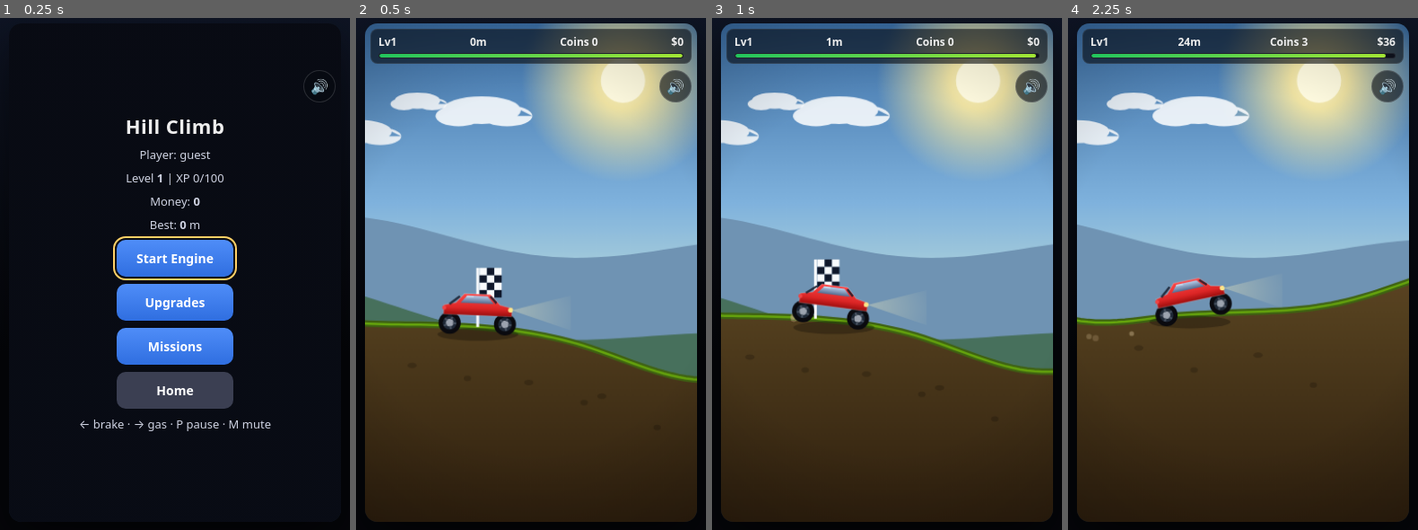
Above: before the commit, frames 1-4 (left to right).
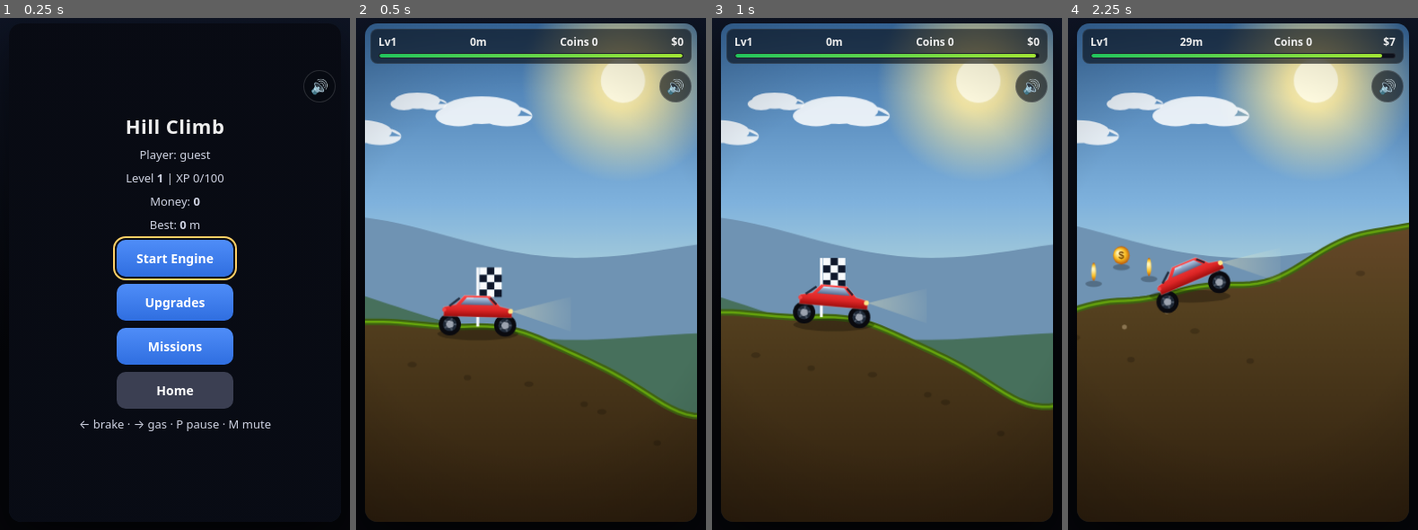
Above: after the commit, the same moments.

Repository: ShubhamCode015/Web-games
Game: browser game, page games/hillclimb/index.html
Same seed, same stepped clock (60 frames per second), same inputs: the game is played once before the commit and once after it.
Inputs (mouse positions are in pixels of both pictures, inside the frame that each line leads up to):
- Up to frame 1 (0.25 s): no input
- Up to frame 2 (0.5 s): click "Start Engine" at 0.27 s
- Up to frame 3 (1 s): no input
- Up to frame 4 (2.25 s): hold Right 1.03-1.53 s; click (1243, 320) at 1.07 s; tap X at 1.1, 1.6, 2.1 s; hold Down 1.58-1.85 s; click (1176, 222) at 1.67 s; hold Left from 1.9 s (still down)

Frame 1 is identical in both runs. In frame 2, 3.3% of the frame differs, in the area x 2-98%, y 48-79%; in frame 3, 3.8%; in frame 4, 9.9%, in the area x 2-98%, y 3-63%.

Commit message:
Add files via upload

Diff:
--- a/games/hillclimb/game.js
+++ b/games/hillclimb/game.js
@@ -216,15 +216,16 @@
   return hash1(i)*(1-u)+hash1(i+1)*u;
 }
 function elevRaw(x){
-  let e=Math.sin(x*0.0035+terrainSeed)*95
-       +Math.sin(x*0.0087+terrainSeed*1.7+2.1)*42
-       +Math.sin(x*0.021+terrainSeed*2.3+4.2)*11;
-  e+=(noise1(x*0.0016+terrainSeed*7)-0.5)*150;
-  e+=(noise1(x*0.0081+terrainSeed*13)-0.5)*34;
+  let e=Math.sin(x*0.0035+terrainSeed)*118
+       +Math.sin(x*0.0093+terrainSeed*1.7+2.1)*56
+       +Math.sin(x*0.021+terrainSeed*2.3+4.2)*17
+       +Math.sin(x*0.047+terrainSeed*3.1+1.3)*6;
+  e+=(noise1(x*0.0016+terrainSeed*7)-0.5)*175;
+  e+=(noise1(x*0.0081+terrainSeed*13)-0.5)*44;
   return e;
 }
 function elevAt(x){
-  const diff=Math.max(0.28,Math.min(1,0.28+Math.max(0,x)/2600));
+  const diff=Math.max(0.35,Math.min(1,0.35+Math.max(0,x)/2100));
   return elevRaw(x)*diff;
 }
 function groundY(x){return -elevAt(x);}
@@ -338,7 +339,7 @@
   car={x:0,y:gy-40,vx:0,vy:0,angle:0,angVel:0,wheelSpin:0,grounded:false,roofTimer:0,fuelEmptyT:0,
     wheels:[{x:-WHEEL_BASE/2,y:gy-10},{x:WHEEL_BASE/2,y:gy-10}],compression:[0,0]};
   routeCoins=[];canisters=[];dust=[];
-  nextCoinX=340;nextFuelX=900;
+  nextCoinX=340;nextFuelX=1150;
   camX=car.x-W*0.34;camY=car.y-H*0.55;
   runDist=0;runCoins=0;runEarned=0;
   fuelCap=tankCapacity();fuel=fuelCap;
@@ -402,14 +403,14 @@
   }
   while(nextFuelX<ahead){
     canisters.push({x:nextFuelX,y:groundY(nextFuelX)-26});
-    nextFuelX+=1600+Math.random()*900;
+    nextFuelX+=2300+Math.random()*1300;
   }
 }
 
 function updatePhysics(dt){
-  const eng=950*engineMult()*gripMult();
-  const suspK=95*suspensionMult();
-  const suspD=11*suspensionMult();
+  const eng=880*engineMult()*gripMult();
+  const suspK=78*suspensionMult();
+  const suspD=9*suspensionMult();
   const slope=slopeAt(car.x);
   const inv=1/Math.sqrt(1+slope*slope);
   const tx=inv,ty=slope*inv;
@@ -444,8 +445,8 @@
   car.grounded=grounded;
   if(grounded){
     const targetA=Math.atan(slope);
-    car.angVel+=normAngle(targetA-car.angle)*3.2*dt;
-    car.angVel-=car.angVel*2.2*dt;
+    car.angVel+=normAngle(targetA-car.angle)*1.55*dt;
+    car.angVel-=car.angVel*1.15*dt;
   }
 
   const gas=input.gas,brake=input.brake;
@@ -466,15 +467,15 @@
     }
   }
   if(!grounded){
-    if(gas)car.angVel-=2.1*dt;
-    else if(brake)car.angVel+=2.1*dt;
+    if(gas)car.angVel-=2.7*dt;
+    else if(brake)car.angVel+=2.7*dt;
   }
 
   car.vx-=car.vx*0.22*dt;
   car.vy-=car.vy*0.02*dt;
   const drag=0.0009*car.vx*Math.abs(car.vx);
   car.vx-=drag*dt;
-  car.angVel-=car.angVel*1.5*dt;
+  car.angVel-=car.angVel*1.0*dt;
   car.angle+=car.angVel*dt;
   car.angVel=Math.max(-9,Math.min(9,car.angVel));
 
@@ -492,7 +493,7 @@
   const roofY=car.y+rotY(0,-9,car.angle);
   if(Math.abs(normAngle(car.angle))>1.75&&roofY>=groundY(roofX)-2){
     car.roofTimer+=dt;
-    if(car.roofTimer>0.9){endRun('Wrecked!');return;}
+    if(car.roofTimer>0.75){endRun('Wrecked!');return;}
   }else{
     car.roofTimer=Math.max(0,car.roofTimer-dt*2);
   }
@@ -507,7 +508,7 @@
   }
 
   if(fuel>0){
-    fuel-=(1.15+(gas?1.55:0))*dt;
+    fuel-=(1.6+(gas?2.3:0))*dt;
     if(fuel<=0){fuel=0;tone(300,0.3,'sine',0.1,150);}
   }else{
     car.fuelEmptyT+=dt;
@@ -533,7 +534,7 @@
   canisters=canisters.filter(c=>{
     const dx=c.x-carCX,dy=c.y-carCY;
     if(dx*dx+dy*dy<1100){
-      fuel=Math.min(fuelCap,fuel+fuelCap*0.55);
+      fuel=Math.min(fuelCap,fuel+fuelCap*0.4);
       car.fuelEmptyT=0;
       tone(520,0.16,'sine',0.11,840);
       setTimeout(()=>tone(700,0.14,'sine',0.09,1050),90);
--- a/games/hillclimb/index.html
+++ b/games/hillclimb/index.html
@@ -7,6 +7,21 @@
 <title>Hill Climb</title>
 <link rel="stylesheet" href="style.css">
 <link rel="icon" href="../../icon.svg" type="image/svg+xml">
+<script>
+window.addEventListener('error',function(e){
+  try{
+    var d=document.getElementById('errbox');
+    if(!d){
+      d=document.createElement('div');
+      d.id='errbox';
+      d.setAttribute('role','alert');
+      d.style.cssText='position:fixed;bottom:0;left:0;right:0;z-index:99999;background:#7f1d1d;color:#fff;font:12px/1.4 system-ui,sans-serif;padding:8px 10px;max-height:45%;overflow:auto';
+      (document.body||document.documentElement).appendChild(d);
+    }
+    d.textContent='Error: '+((e&&e.message)||'unknown error — please reload');
+  }catch(_){}
+},true);
+</script>
 </head>
 <body>
 <div id="wrap">
--- a/games/hillclimb/style.css
+++ b/games/hillclimb/style.css
@@ -21,8 +21,9 @@
 button.alt{background:#3b3f52}
 button:disabled{background:#2d3142;color:#7c8199;cursor:default}
 .small{font-size:11px;color:#8d92a8}
-.hidden{display:none}
-.touch.hidden{display:none}
+.hidden{display:none !important}
+.touch.hidden{display:none !important}
+.hud.hidden{display:none !important}
 
 #ulist,#mlist{width:100%;display:flex;flex-direction:column;gap:8px}
 .uitem,.mitem{background:linear-gradient(160deg,#232940,#151a28);border:1px solid rgba(255,255,255,.07);padding:10px;border-radius:12px;width:100%;font-size:13px}
